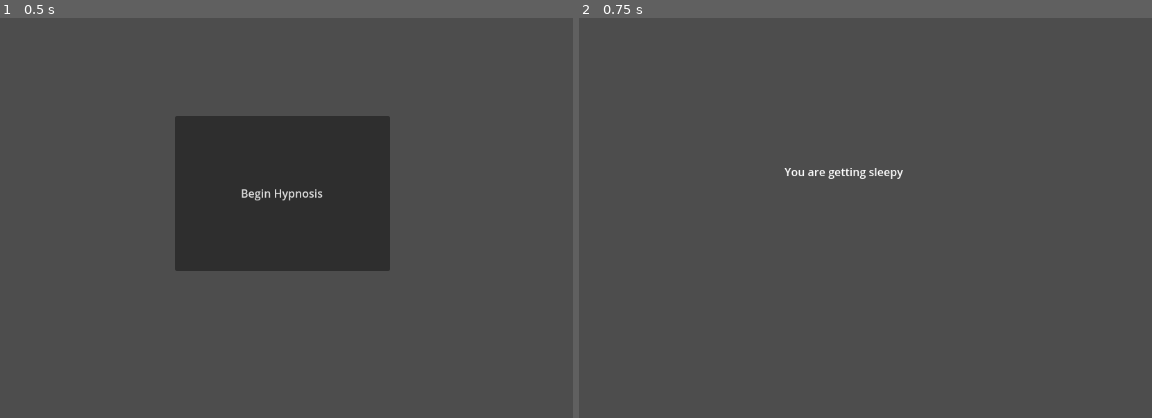
Above: before the commit, frames 1-2 (left to right).
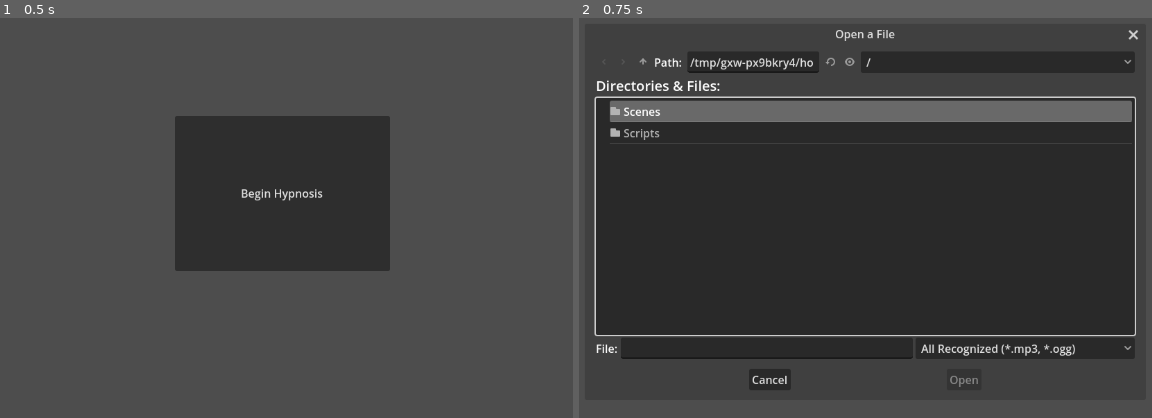
Above: after the commit, the same moments.

Repository: WinterWarp/KeyHypno
Game: Godot game, scene res://Scenes/FirstScene.tscn
Two runs of this game, one before a commit and one after it. Both use one fixed random seed, a clock stepped at 60 frames per second and the inputs below.
Inputs:
- Up to frame 1 (0.5 s): no input
- Up to frame 2 (0.75 s): click "Begin Hypnosis" at 0.5 s

Frame 1 is identical in both runs. In frame 2, 66% of the frame differs, in the area x 2-98%, y 3-93%.

Commit message:
Basic loading and playing of selected ogg file on clicking "Begin Hypnosis"

Diff:
--- a/Scenes/HypnoScene.tscn
+++ b/Scenes/HypnoScene.tscn
@@ -1,4 +1,6 @@
-[gd_scene format=3 uid="uid://cdl3j40ih58fc"]
+[gd_scene load_steps=2 format=3 uid="uid://cdl3j40ih58fc"]
+
+[ext_resource type="Script" path="res://Scripts/select_and_play_file.gd" id="1_sbgqn"]
 
 [node name="Node2D" type="Node2D"]
 
@@ -10,3 +12,25 @@
 offset_right = 636.0
 offset_bottom = 304.0
 text = "You are getting sleepy"
+
+[node name="Control" type="Control" parent="."]
+layout_mode = 3
+anchors_preset = 0
+offset_right = 40.0
+offset_bottom = 40.0
+
+[node name="SelectAndPlayFile" type="FileDialog" parent="Control"]
+title = "Open a File"
+position = Vector2i(185, 111)
+size = Vector2i(793, 505)
+visible = true
+ok_button_text = "Open"
+file_mode = 0
+access = 2
+filters = PackedStringArray("*.mp3", "*.ogg")
+script = ExtResource("1_sbgqn")
+
+[node name="ASPlayer2D" type="AudioStreamPlayer2D" parent="Control"]
+
+[connection signal="file_selected" from="Control/SelectAndPlayFile" to="Control/SelectAndPlayFile" method="_on_FileDialog_file_selected"]
+[connection signal="finished" from="Control/ASPlayer2D" to="Control/SelectAndPlayFile" method="_on_play_finished"]
--- /dev/null
+++ b/Scripts/select_and_play_file.gd
@@ -0,0 +1,37 @@
+extends FileDialog
+
+var selectedfile
+var ASPlayer2D: AudioStreamPlayer2D
+var AL2D: AudioListener2D
+
+# Called when the node enters the scene tree for the first time.
+func _ready() -> void:
+	ASPlayer2D = $"../ASPlayer2D"
+
+	popup()
+
+	pass # Replace with function body.
+
+func _on_FileDialog_file_selected(path:String):
+	print(path)
+	print(path.right(3))
+	print(path.right(3).to_lower())
+	match path.right(3).to_lower():
+		"ogg":
+			ASPlayer2D.stream = AudioStreamOggVorbis.load_from_file(path)
+		"mp3":
+			print("MP3 importing not implemented yet")
+		_:
+			print("unexpected file type")
+	ASPlayer2D.play()
+
+
+# Called every frame. 'delta' is the elapsed time since the previous frame.
+func _process(delta: float) -> void:
+	pass
+
+
+func _on_play_finished() -> void:
+	var Error = get_tree().change_scene_to_file("res://Scenes/FirstScene.tscn")
+	if Error:
+		print("Error %d when changing scene." % Error)
